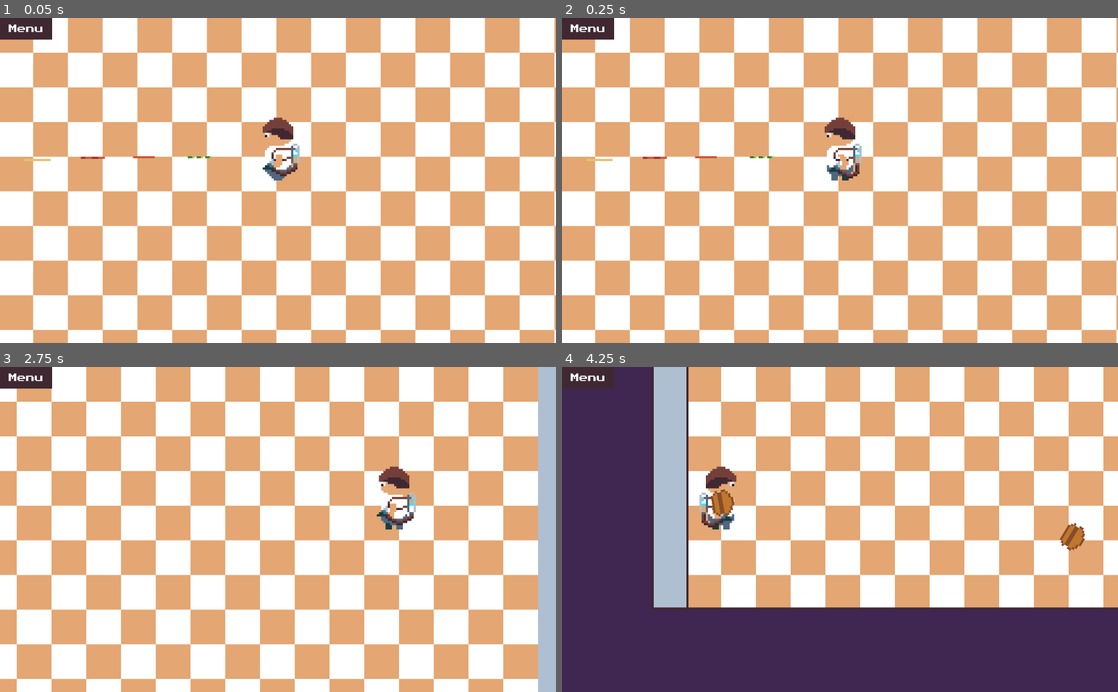
Above: before the commit, frames 1-4 (two rows, left to right).
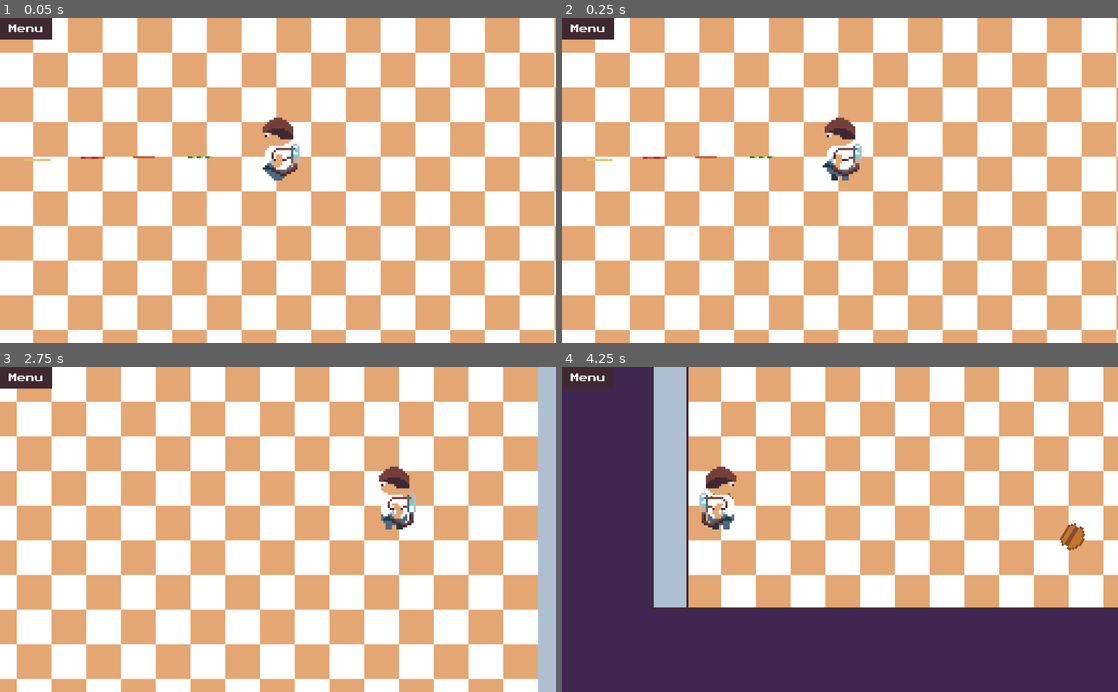
Above: after the commit, the same moments.

Repository: dardanbujupaj/night-shift
Game: Godot game, scene res://scenes/Diner.tscn
Same seed, same stepped clock (60 frames per second), same inputs: the game is played once before the commit and once after it. Sound files missing from this copy of the repository are replaced by a short silence.
Inputs (mouse positions are in pixels of both pictures, inside the frame that each line leads up to):
- Up to frame 1 (0.05 s): no input
- Up to frame 2 (0.25 s): no input
- Up to frame 3 (2.75 s): move the mouse to (400, 513) at 0.52 s; hold D (move_right) 0.53-1.28 s; right-click (400, 513) at 0.6 s; move the mouse to (166, 545) at 1.27 s; hold S (move_down) 1.28-2.03 s; click (166, 545) at 1.35 s; move the mouse to (333, 458) at 2.02 s; hold D (move_right) from 2.03 s (still down); hold R from 2.03 s (still down)
- Up to frame 4 (4.25 s): move the mouse to (812, 594) at 2.77 s; release D (move_right) at 2.78 s; release R at 2.78 s; hold W (move_up) 2.78-3.53 s; right-click (812, 594) at 2.85 s; move the mouse to (1006, 578) at 3.52 s; press the mouse at (1006, 578) at 3.53 s; hold A (move_left) from 3.53 s (still down)

Frame 1 is identical in both runs. In frame 2, 0.3% of the frame differs, in the area x 46-54%, y 41-50%; in frame 3, 0.3%; in frame 4, 0.2%.

Commit message:
Add basic gameover screen. Play music when game is paused.

Diff:
--- /dev/null
+++ b/GameOverPopup.tscn
@@ -0,0 +1,36 @@
+[gd_scene load_steps=3 format=2]
+
+[ext_resource path="res://scenes/GameOverPopup.gd" type="Script" id=1]
+[ext_resource path="res://ui/default_theme.tres" type="Theme" id=2]
+
+[node name="GameOverPopup" type="PopupPanel"]
+visible = true
+margin_right = 40.0
+margin_bottom = 40.0
+theme = ExtResource( 2 )
+script = ExtResource( 1 )
+
+[node name="VBoxContainer" type="VBoxContainer" parent="."]
+margin_left = 8.0
+margin_top = 8.0
+margin_right = 184.0
+margin_bottom = 112.0
+
+[node name="GameOver" type="Label" parent="VBoxContainer"]
+margin_right = 176.0
+margin_bottom = 32.0
+text = "GAME OVER"
+
+[node name="Score" type="Label" parent="VBoxContainer"]
+margin_top = 36.0
+margin_right = 176.0
+margin_bottom = 68.0
+text = "Score"
+
+[node name="Restart" type="Button" parent="VBoxContainer"]
+pause_mode = 2
+margin_top = 72.0
+margin_right = 176.0
+margin_bottom = 104.0
+text = "Restart"
+[connection signal="pressed" from="VBoxContainer/Restart" to="." method="_on_Restart_pressed"]
--- a/scenes/Diner.gd
+++ b/scenes/Diner.gd
@@ -1,13 +1,13 @@
 extends Node2D
 
 
-
+onready var character = $YSort/Character
 
 # Called when the node enters the scene tree for the first time.
 func _ready():
 	Input.set_mouse_mode(Input.MOUSE_MODE_CONFINED)
 	randomize()
-	get_tree().set_group("enemies", "target", $Character)
+	get_tree().set_group("enemies", "target", character)
 	pass # Replace with function body.
 
 
@@ -25,7 +25,7 @@
 func _on_ZombieTimer_timeout():
 	for _i in randi() % 5:
 		var zombie = preload("res://scenes/enemies/Zombie.tscn").instance()
-		zombie.target = $Character
+		zombie.target = character
 		zombie.position = $ZombieSpawn.position + Vector2(rand_range(-10, 10), rand_range(-10, 10))
 		$YSort/enemies.add_child(zombie)
 
@@ -46,3 +46,8 @@
 func _on_Menu_pressed():
 	$CanvasLayer/PauseMenu.popup_centered_minsize()
 	get_tree().set_input_as_handled()
+
+
+func _on_Character_died():
+	$CanvasLayer/GameOverPopup.popup_centered_minsize()
+	get_tree().paused = true
--- a/scenes/Diner.tscn
+++ b/scenes/Diner.tscn
@@ -8,6 +8,7 @@
 [ext_resource path="res://ui/PauseMenu.tscn" type="PackedScene" id=6]
 [ext_resource path="res://ui/default_theme.tres" type="Theme" id=7]
 [ext_resource path="res://sound/night-shift-theme.wav" type="AudioStream" id=8]
+[ext_resource path="res://GameOverPopup.tscn" type="PackedScene" id=9]
 
 [sub_resource type="RectangleShape2D" id=1]
 extents = Vector2( 283.098, 84.3672 )
@@ -104,32 +105,34 @@
 
 [node name="enemies" type="YSort" parent="YSort"]
 
-[node name="Character" parent="." instance=ExtResource( 2 )]
-position = Vector2( 0.813416, 10.9633 )
+[node name="ingredients" type="YSort" parent="YSort"]
 
-[node name="Ingredient" parent="." instance=ExtResource( 3 )]
+[node name="Ingredient" parent="YSort/ingredients" instance=ExtResource( 3 )]
 position = Vector2( -35.7932, 0.696799 )
 ingredient = 7
 
-[node name="Ingredient2" parent="." instance=ExtResource( 3 )]
+[node name="Ingredient2" parent="YSort/ingredients" instance=ExtResource( 3 )]
 position = Vector2( -158.956, 0.167067 )
 ingredient = 3
 
-[node name="Ingredient3" parent="." instance=ExtResource( 3 )]
+[node name="Ingredient3" parent="YSort/ingredients" instance=ExtResource( 3 )]
 position = Vector2( -133.529, 1.4914 )
 ingredient = 4
 
-[node name="Ingredient4" parent="." instance=ExtResource( 3 )]
+[node name="Ingredient4" parent="YSort/ingredients" instance=ExtResource( 3 )]
 position = Vector2( -109.956, 2.02113 )
 ingredient = 5
 
-[node name="Ingredient5" parent="." instance=ExtResource( 3 )]
+[node name="Ingredient5" parent="YSort/ingredients" instance=ExtResource( 3 )]
 position = Vector2( -83.9988, 0.961661 )
 ingredient = 6
 
-[node name="Ingredient6" parent="." instance=ExtResource( 3 )]
+[node name="Ingredient6" parent="YSort/ingredients" instance=ExtResource( 3 )]
 position = Vector2( -60.9554, 0.696799 )
 ingredient = 0
+
+[node name="Character" parent="YSort" instance=ExtResource( 2 )]
+position = Vector2( 0.813416, 10.9633 )
 
 [node name="CanvasLayer" type="CanvasLayer" parent="."]
 
@@ -151,9 +154,13 @@
 
 [node name="PauseMenu" parent="CanvasLayer" instance=ExtResource( 6 )]
 
+[node name="GameOverPopup" parent="CanvasLayer" instance=ExtResource( 9 )]
+
 [node name="AudioStreamPlayer" type="AudioStreamPlayer" parent="."]
+pause_mode = 2
 stream = ExtResource( 8 )
 autoplay = true
 [connection signal="timeout" from="ZombieTimer" to="." method="_on_ZombieTimer_timeout"]
 [connection signal="timeout" from="IngredientsTimer" to="." method="_on_IngredientsTimer_timeout"]
+[connection signal="died" from="YSort/Character" to="." method="_on_Character_died"]
 [connection signal="pressed" from="CanvasLayer/HBoxContainer/Menu" to="." method="_on_Menu_pressed"]
--- /dev/null
+++ b/scenes/GameOverPopup.gd
@@ -0,0 +1,21 @@
+extends PopupPanel
+
+
+# Declare member variables here. Examples:
+# var a = 2
+# var b = "text"
+
+
+# Called when the node enters the scene tree for the first time.
+func _ready():
+	pass # Replace with function body.
+
+
+# Called every frame. 'delta' is the elapsed time since the previous frame.
+#func _process(delta):
+#	pass
+
+
+func _on_Restart_pressed():
+	get_tree().paused = false
+	get_tree().reload_current_scene()
--- a/scenes/character/Character.gd
+++ b/scenes/character/Character.gd
@@ -1,4 +1,7 @@
 extends KinematicBody2D
+
+
+signal died
 
 const JUMP_SPEED = 200
 const GRAVITY = 200
@@ -123,7 +126,8 @@
 	$HitTween.start()
 
 func die():
-	pass
+	emit_signal("died")
+
 
 func _set_direction(new_direction):
 	print(new_direction)
--- a/scenes/character/Character.tscn
+++ b/scenes/character/Character.tscn
@@ -82,7 +82,6 @@
 position = Vector2( 0, -16 )
 frames = SubResource( 12 )
 animation = "walk"
-frame = 2
 playing = true
 
 [node name="DodgeAudioStreamPlayer" type="AudioStreamPlayer2D" parent="."]
--- a/ui/PauseMenu.tscn
+++ b/ui/PauseMenu.tscn
@@ -1,7 +1,13 @@
-[gd_scene load_steps=3 format=2]
+[gd_scene load_steps=5 format=2]
 
 [ext_resource path="res://ui/default_theme.tres" type="Theme" id=1]
 [ext_resource path="res://ui/PauseMenu.gd" type="Script" id=2]
+
+[sub_resource type="InputEventAction" id=1]
+action = "pause"
+
+[sub_resource type="ShortCut" id=2]
+shortcut = SubResource( 1 )
 
 [node name="PauseMenu" type="PopupPanel"]
 pause_mode = 2
@@ -30,6 +36,7 @@
 [node name="Resume" type="Button" parent="VBoxContainer"]
 margin_right = 208.0
 margin_bottom = 32.0
+shortcut = SubResource( 2 )
 text = "Resume"
 
 [node name="Titlescreen" type="Button" parent="VBoxContainer"]
Not shown: 1 places in scenes/Diner.tscn that only renumber resources
